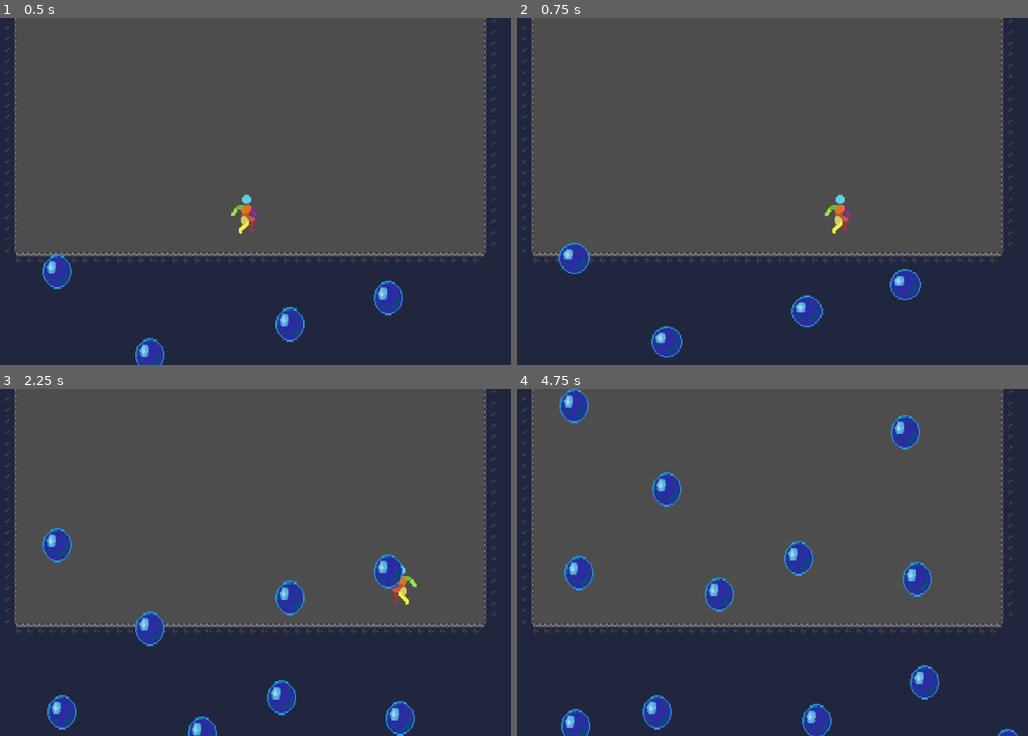
Above: before the commit, frames 1-4 (two rows, left to right).
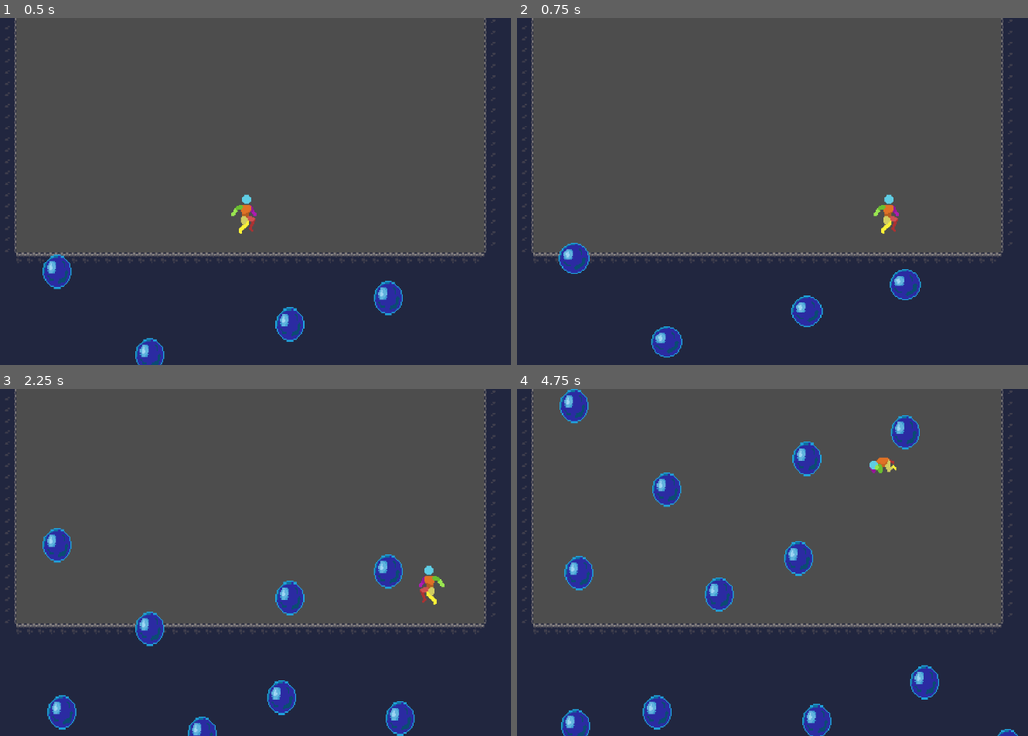
Above: after the commit, the same moments.

Repository: AbhiAlderman/Bubble-Arcade-Game
Game: Godot game, scene res://Scenes/level.tscn
Same seed, same stepped clock (60 frames per second), same inputs: the game is played once before the commit and once after it.
Inputs:
- Up to frame 1 (0.5 s): no input
- Up to frame 2 (0.75 s): hold D (right) from 0.53 s (still down); hold J (dash, bound only after the commit) from 0.53 s (still down)
- Up to frame 3 (2.25 s): tap Space (jump) at 0.77, 1.52 s; release J (dash, bound only after the commit) at 1.28 s; tap J (dash, bound only after the commit) at 1.35 s; release D (right) at 2.03 s; hold A (left) from 2.03 s (still down); hold J (dash, bound only after the commit) from 2.03 s (still down)
- Up to frame 4 (4.75 s): release A (left) at 2.78 s; release J (dash, bound only after the commit) at 2.78 s; hold D (right) 2.78-4.28 s; tap J (dash, bound only after the commit) at 2.85, 4.35 s; tap Space (jump) at 3.02, 3.77, 4.52 s; hold J (dash, bound only after the commit) 3.53-4.28 s; hold A (left) from 4.28 s (still down)

Frame 1 is identical in both runs. In frame 2, 0.5% of the frame differs, in the area x 60-75%, y 50-63%; in frame 3, 0.4%; in frame 4, 1.0%, in the area x 53-82%, y 15-60%.
Error before the commit: Invalid operands 'float' and 'Vector2' in operator '+'. (res://Scripts/player.gd:68)
Error after the commit: Invalid operands 'float' and 'Vector2' in operator '+'. (res://Scripts/player.gd:79)

Commit message:
added dash

Diff:
--- a/bubble game/Scenes/player.tscn
+++ b/bubble game/Scenes/player.tscn
@@ -343,15 +343,24 @@
 [node name="Death_Timer" type="Timer" parent="Timers"]
 one_shot = true
 
+[node name="Dash_Timer" type="Timer" parent="Timers"]
+wait_time = 0.3
+one_shot = true
+
+[node name="Dash_Again_Timer" type="Timer" parent="Timers"]
+wait_time = 2.0
+one_shot = true
+
 [node name="bubble_hitbox" type="Area2D" parent="."]
 z_index = 3
 collision_mask = 4
 
 [node name="CollisionShape2D" type="CollisionShape2D" parent="bubble_hitbox"]
 position = Vector2(-0.625, 11.875)
-scale = Vector2(1, 1)
 shape = SubResource("RectangleShape2D_gam3v")
 
 [connection signal="timeout" from="Timers/Flipping_Timer" to="." method="_on_flipping_timer_timeout"]
 [connection signal="timeout" from="Timers/Death_Timer" to="." method="_on_death_timer_timeout"]
+[connection signal="timeout" from="Timers/Dash_Timer" to="." method="_on_dash_timer_timeout"]
+[connection signal="timeout" from="Timers/Dash_Again_Timer" to="." method="_on_dash_again_timer_timeout"]
 [connection signal="area_entered" from="bubble_hitbox" to="." method="_on_bubble_hitbox_area_entered"]
--- a/bubble game/Scripts/player.gd
+++ b/bubble game/Scripts/player.gd
@@ -2,8 +2,8 @@
 
 #constants
 #movement
-const GROUND_MOVE_SPEED: float = 550
-const AIR_MOVE_SPEED: float = 550
+const GROUND_MOVE_SPEED: float = 350
+const AIR_MOVE_SPEED: float = 350
 #jumping
 const JUMP_VELOCITY: float = -500.0
 const BOUNCE_VELOCITY: float = -700.0
@@ -14,7 +14,12 @@
 const JUMP_HOLD_GRAVITY: float = 600
 const JUMP_BUFFER_TIME: float = 0.15
 const JUMP_HOLD_TIME: float = 0.2
+const DASH_SPEED = 900
 
+
+
+var dashing = false
+var can_dash = true
 var jump_buffer_time_left: float = 0.0
 var jump_time: float = 0.0
 var dying: bool = false
@@ -22,12 +27,15 @@
 var player_state: states
 var direction: float = 0.0
 var invincible: bool = false
+
+
 enum states {
 	GROUNDED,
 	AIRBORNE,
 	DEAD
 }
-
+@onready var dash_again_timer = $Timers/Dash_Again_Timer
+@onready var dash_timer = $Timers/Dash_Timer
 @onready var sprite = $AnimatedSprite2D
 @onready var flipping_timer = $Timers/Flipping_Timer
 @onready var death_timer = $Timers/Death_Timer
@@ -39,6 +47,9 @@
 	animate()
 
 func _physics_process(delta):
+
+
+
 	if dying:
 		player_state = states.DEAD
 	else:
@@ -84,7 +95,16 @@
 
 func handle_movement():
 	direction = Input.get_axis("left", "right")
-	if is_on_floor():
+
+	if Input.is_action_pressed("dash") and can_dash:
+		dashing = true
+		can_dash = false
+		dash_timer.start()
+		dash_again_timer.start()
+
+	if dashing:
+		velocity.x = direction * DASH_SPEED
+	elif is_on_floor():
 		velocity.x = direction * GROUND_MOVE_SPEED
 	else:
 		velocity.x = direction * AIR_MOVE_SPEED
@@ -153,3 +173,11 @@
 		if position.y <= area.position.y:
 			bounce()
 			area.pop()
+
+
+func _on_dash_timer_timeout():
+	dashing = false
+
+
+func _on_dash_again_timer_timeout():
+	can_dash = true
--- a/bubble game/project.godot
+++ b/bubble game/project.godot
@@ -38,6 +38,11 @@
 , Object(InputEventKey,"resource_local_to_scene":false,"resource_name":"","device":-1,"window_id":0,"alt_pressed":false,"shift_pressed":false,"ctrl_pressed":false,"meta_pressed":false,"pressed":false,"keycode":0,"physical_keycode":4194320,"key_label":0,"unicode":0,"echo":false,"script":null)
 ]
 }
+dash={
+"deadzone": 0.5,
+"events": [Object(InputEventKey,"resource_local_to_scene":false,"resource_name":"","device":-1,"window_id":0,"alt_pressed":false,"shift_pressed":false,"ctrl_pressed":false,"meta_pressed":false,"pressed":false,"keycode":0,"physical_keycode":74,"key_label":0,"unicode":106,"echo":false,"script":null)
+]
+}
 
 [rendering]
 
Not shown, added: bubble game/Scenes/lev1AE1.tmp
Not shown, added: bubble game/Scenes/level.tscn.depren
Not shown, added: bubble game/dasD8B0.tmp
Not shown, added: bubble game/dash.tscn.depren
